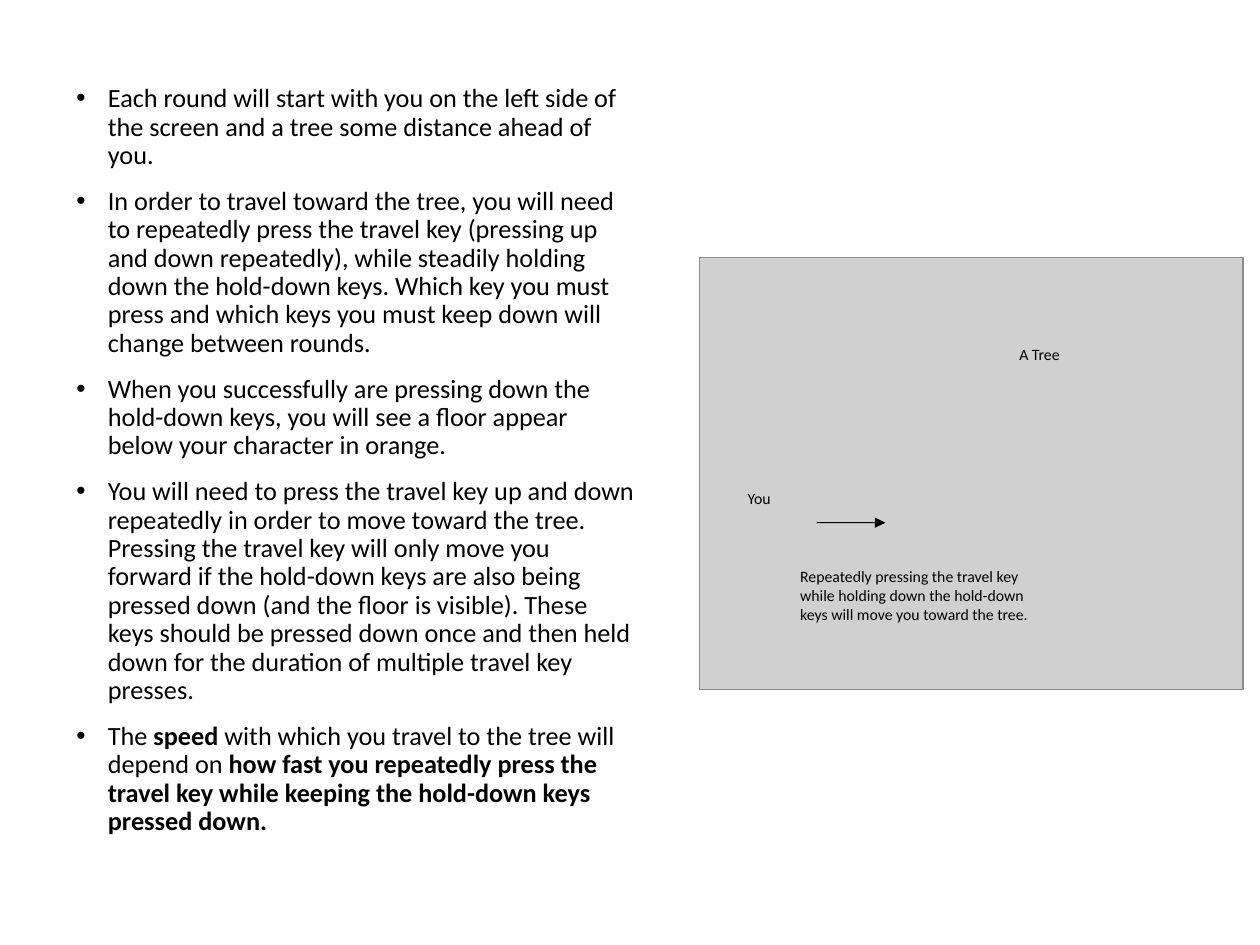
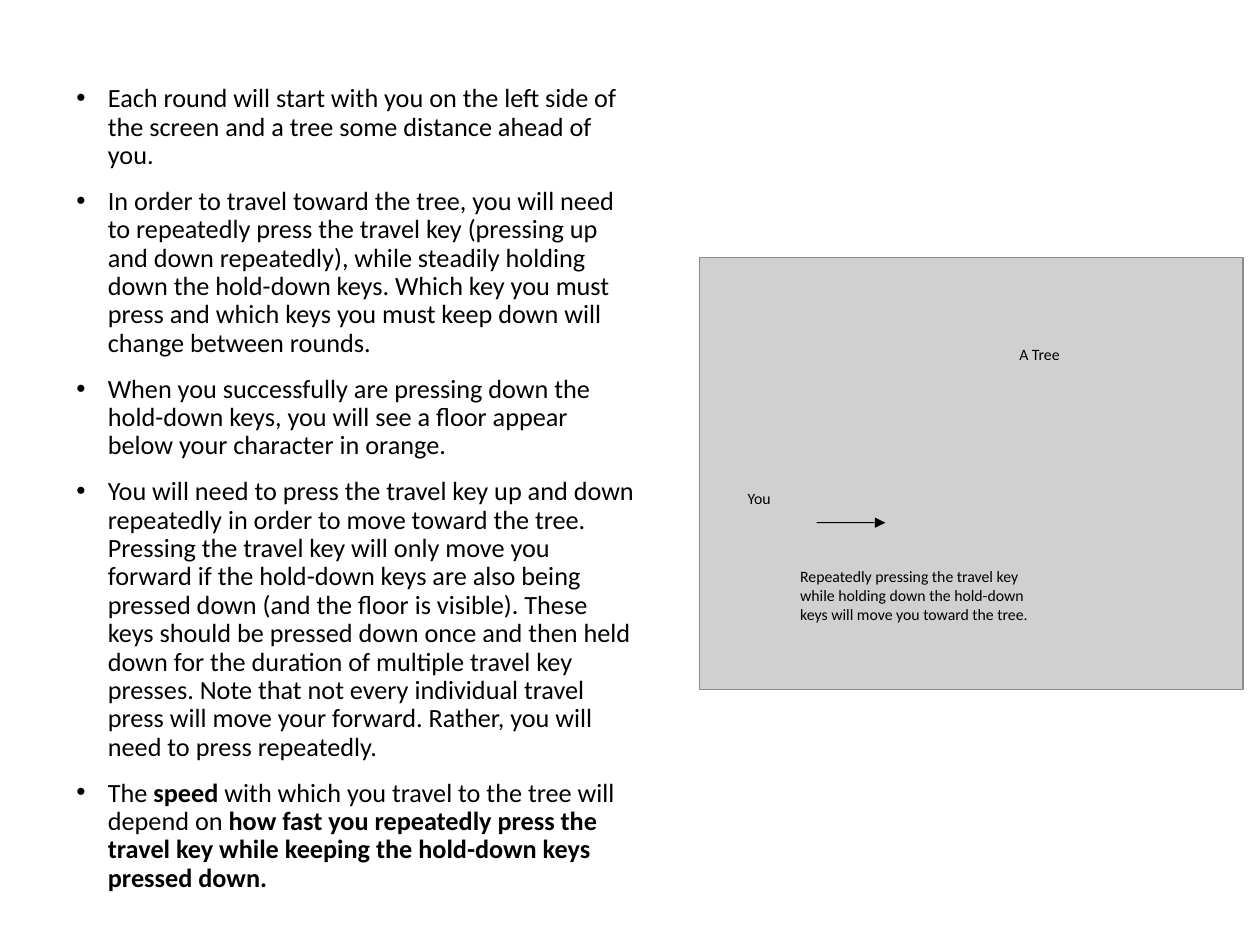
Before and after one commit to evanrussek/Lockin_Study, a slide deck: slide 3 of public/forage_task/Stimuli/forage_instructions.pptx. Drawn at 1260x945 pixels with LibreOffice and Linux fonts; fonts in the diff are those of the drawing; grey boxes stand for pictures. Boxes give left, top, right and bottom in pixels: in the first picture for what was removed or moved away, otherwise in the second. Text is boxed around its words. In the diff, an @@ line names an element or a change of style, - is before the commit and + after.

```diff
--- a/public/forage_task/Stimuli/forage_instructions.pptx
+++ b/public/forage_task/Stimuli/forage_instructions.pptx
@@ text at <box>108,481,634,761</box>: text changed @@
-• You will need to press the travel key up and down repeatedly in order to move toward the tree. Pressing the travel key will only move you forward if the hold-down keys are also being pressed down (and the floor is visible). These keys should be pressed down once and then held down for the duration of multiple travel key presses.
+• You will need to press the travel key up and down repeatedly in order to move toward the tree. Pressing the travel key will only move you forward if the hold-down keys are also being pressed down (and the floor is visible). These keys should be pressed down once and then held down for the duration of multiple travel key presses. Note that not every individual travel press will move your forward. Rather, you will need to press repeatedly.
```
Also in this commit, not shown: 5 other slides changed, 15 other files.
